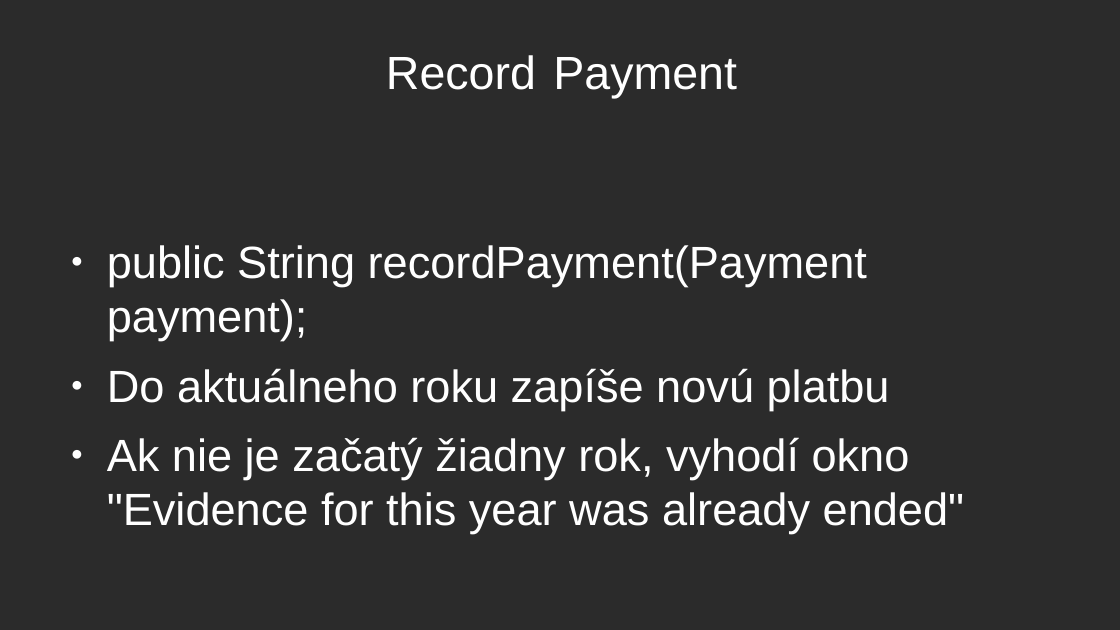
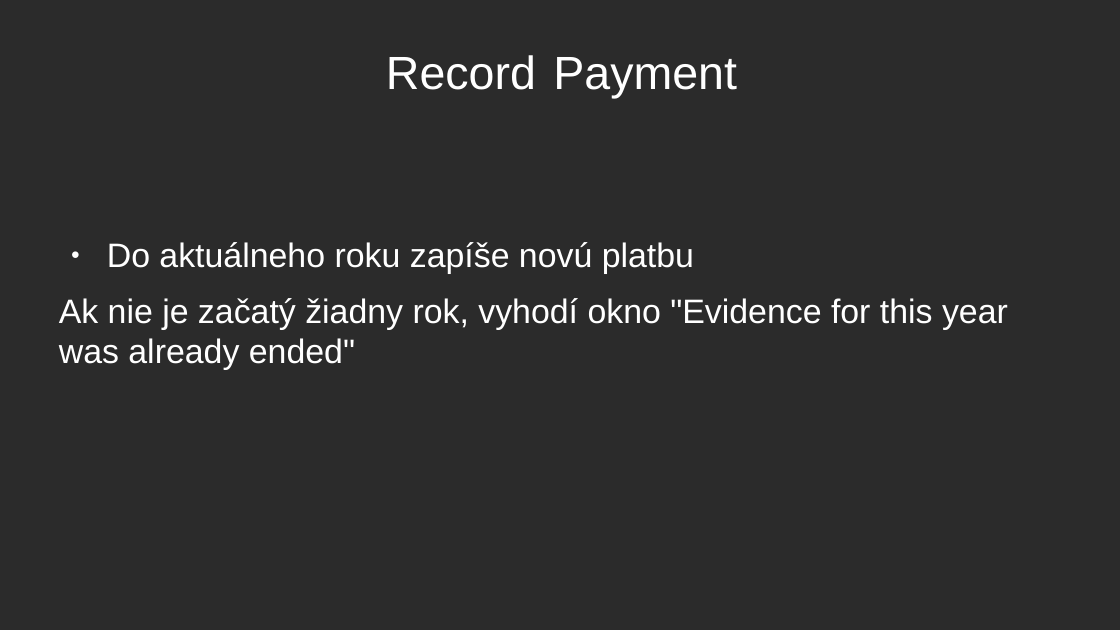
Before and after one commit to XuuRee/apk-AccountG, a slide deck: slide 10 of Evidence_prijmu_a_vydaju/Obhajoba_prezentace.odp (slide 7 before the commit). Drawn at 1120x630 pixels with LibreOffice and Linux fonts; fonts in the diff are those of the drawing; background and template pictures are left out; a plain dark background stands for a picture behind light text. Boxes give left, top, right and bottom in pixels: in the first picture for what was removed or moved away, otherwise in the second. Text is boxed around its words. In the diff, an @@ line names an element or a change of style, - is before the commit and + after.

```diff
--- a/Evidence_prijmu_a_vydaju/Obhajoba_prezentace.odp
+++ b/Evidence_prijmu_a_vydaju/Obhajoba_prezentace.odp
@@ text "Do aktuálneho roku zapíše novú ..." at <box>59,242,1008,370</box>: size 32 to 24 pt; bullet ● to none @@
@@ text at <box>107,245,867,341</box>: paragraph removed @@
-● public String recordPayment(Payment payment);
```
Also in this commit, not shown: 3 other slides changed, 3 slides added, 34 other files.
